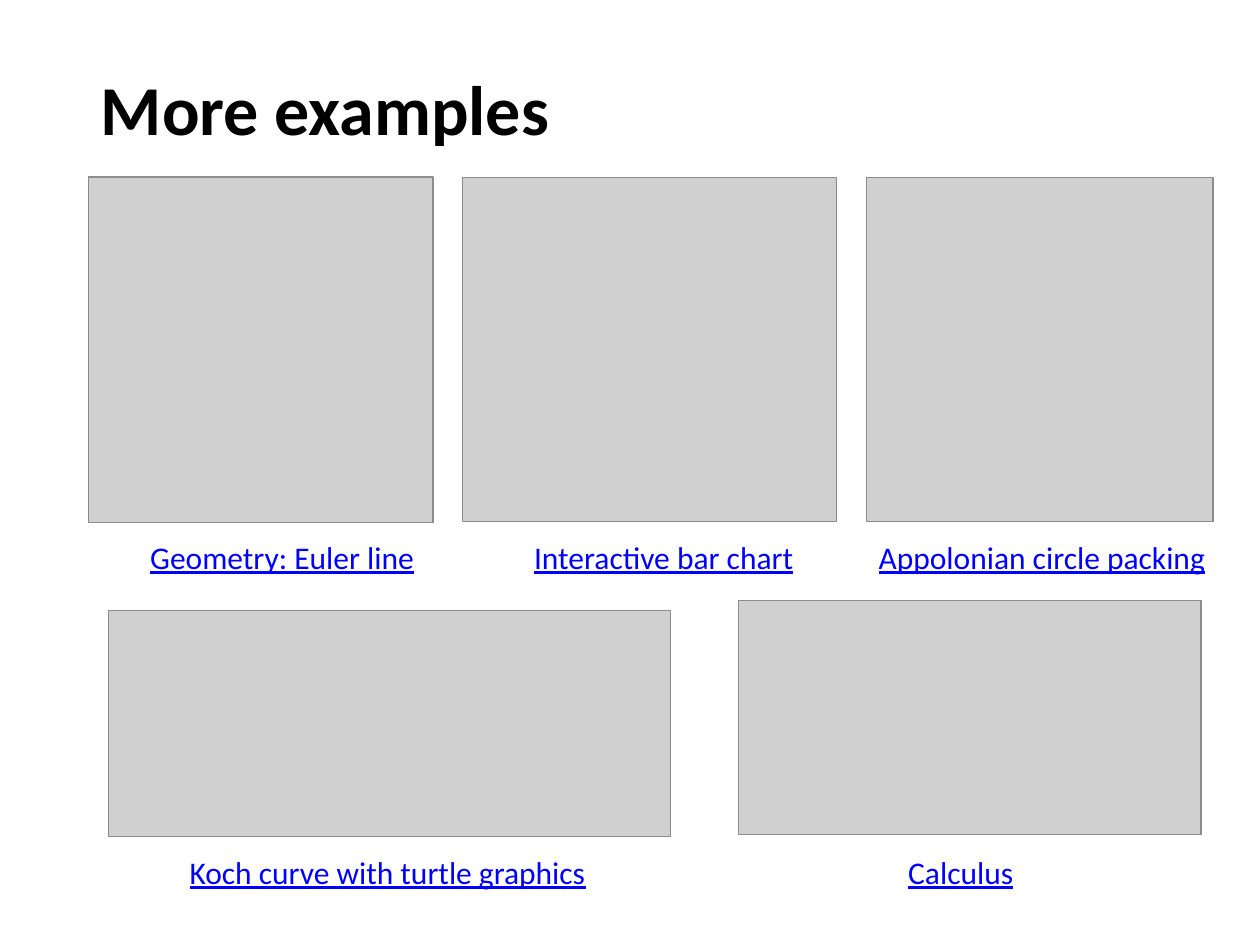
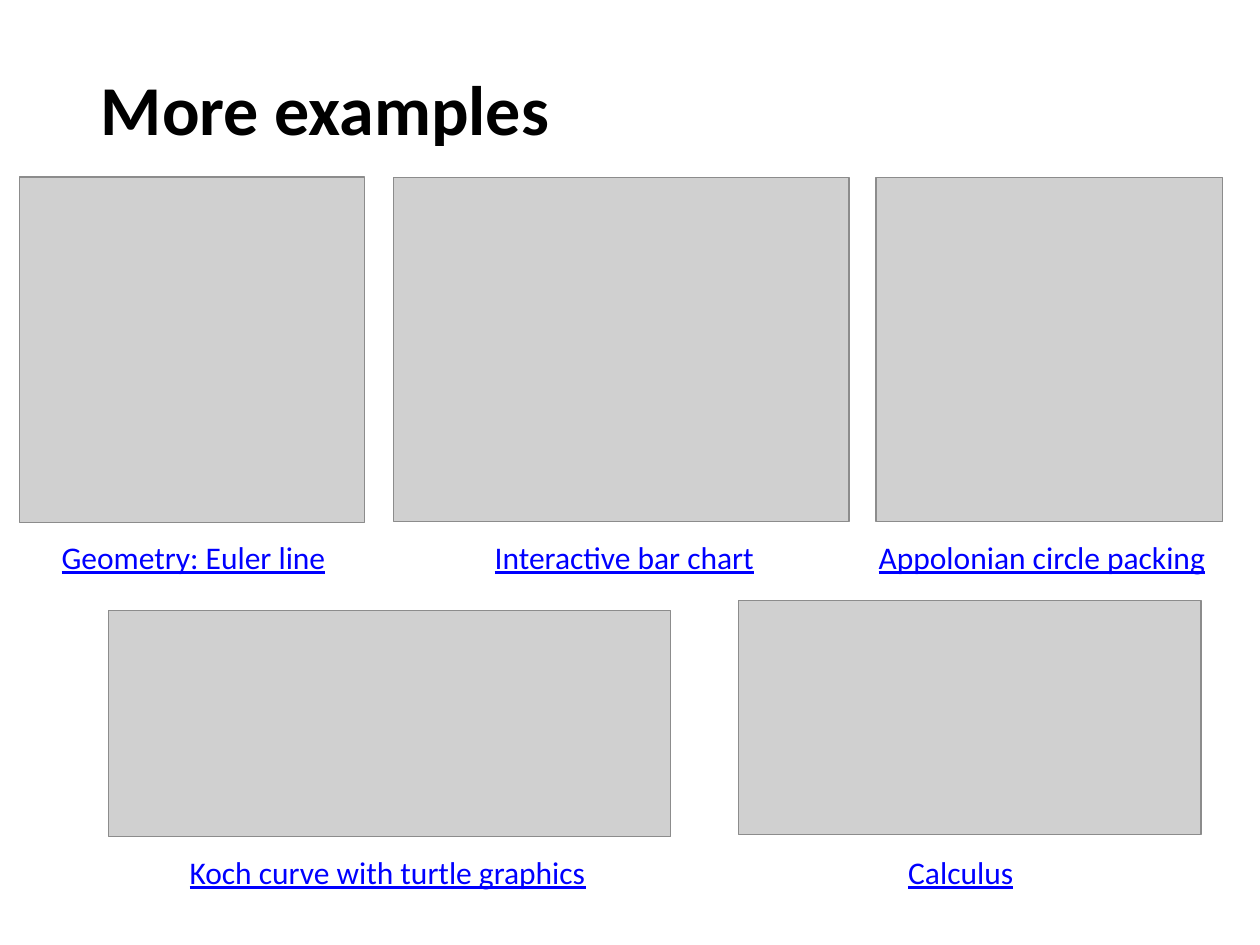
Before and after one commit to stepheneb/jsxgraph, a slide deck: slide 27 of doc/InnomathEd/Interactive geometry with JSXGraph.pptx. Drawn at 1260x945 pixels with LibreOffice and Linux fonts; fonts in the diff are those of the drawing; grey boxes stand for pictures; background and template pictures are left out. Boxes give left, top, right and bottom in pixels: in the first picture for what was removed or moved away, otherwise in the second. Text is boxed around its words. In the diff, an @@ line names an element or a change of style, - is before the commit and + after.

```diff
--- a/doc/InnomathEd/Interactive geometry with JSXGraph.pptx
+++ b/doc/InnomathEd/Interactive geometry with JSXGraph.pptx
@@ picture: place and size @@
-picture at [88,178,432,523]
+picture at [20,178,364,523]
@@ picture: place and size @@
-picture at [462,178,837,522]
+picture at [393,178,848,522]
@@ picture: place and size @@
-picture at [867,178,1213,522]
+picture at [876,178,1222,522]
@@ text "Geometry: Euler line": place and size @@
-text "Geometry: Euler line" at [150,547,414,574]
+text "Geometry: Euler line" at [62,547,326,574]
@@ text "Interactive bar chart": place and size @@
-text "Interactive bar chart" at [534,547,793,574]
+text "Interactive bar chart" at [495,547,753,574]
```
Also in this commit, not shown: 2 other slides changed, 7 other files.
